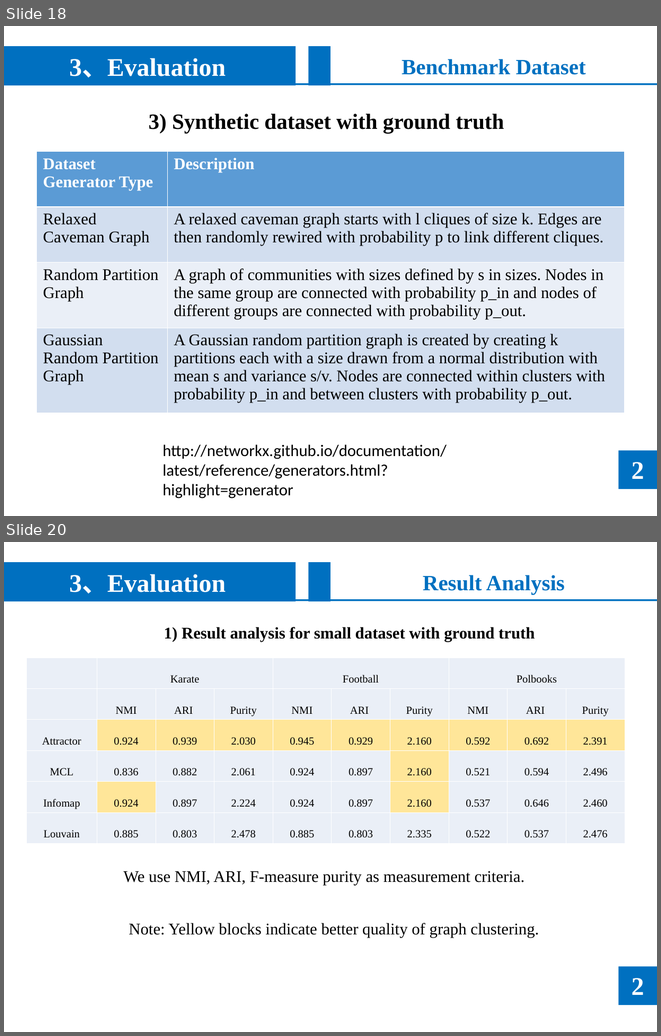
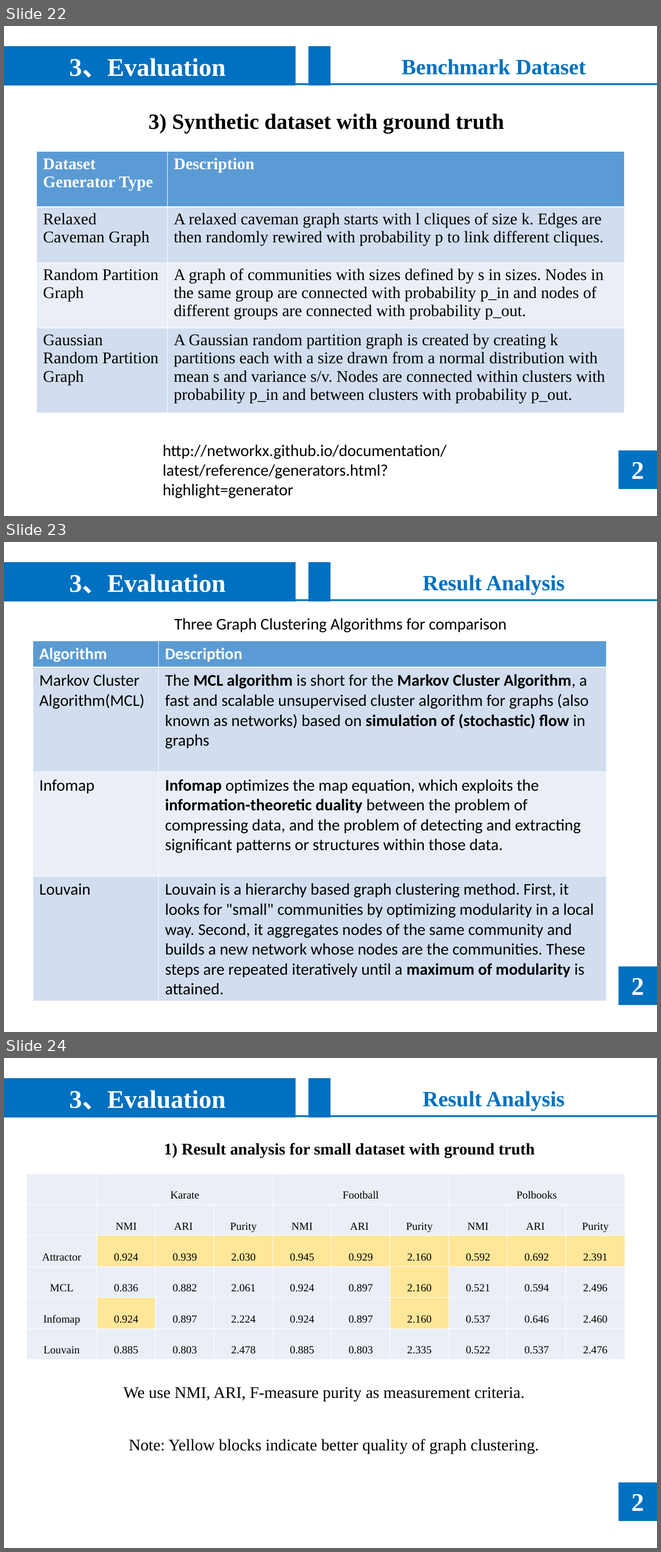
Before and after one commit to noyousjtu/Community-Detection, a slide deck: presentation/Community Detection.ppt. Shown one above the other, each under a label of ours: slides 18 and 20 before the commit, slides 22, 23 and 24 after it; the slides between them are not shown. The pictures are 661x1036 and 661x1552 pixels, drawn with LibreOffice and Linux fonts; fonts in the diff are those of the drawing; grey boxes stand for pictures. Boxes give left, top, right and bottom in pixels: in the first picture for what was removed or moved away, otherwise in the second. Text is boxed around its words. In the diff, an @@ line names an element or a change of style, - is before the commit and + after.

```diff
--- a/presentation/Community Detection.ppt
+++ b/presentation/Community Detection.ppt
@@ slide 23 added at <box>4,542,657,1032</box>, background #FFFFFF at 73% opacity @@
@@ rectangle added at <box>4,562,296,601</box>, fill #0070C0, 28 pt, text #FFFFFF, bold @@
+3、Evaluation
@@ rectangle added at <box>308,562,330,601</box>, fill #0070C0 @@
@@ text added at <box>423,575,565,594</box>, 24 pt, text #0070C0, bold @@
+Result Analysis
@@ line added from (4, 600) to (657, 600), #0070C0 2.01 pt @@
@@ text added at <box>174,618,507,633</box>, 18 pt, text #000000 @@
+Three Graph Clustering Algorithms for comparison
@@ table added at <box>33,641,606,1000</box>, 4 rows, 2 columns @@
+Algorithm | Description
+Markov Cluster Algorithm(MCL) | The MCL algorithm is short for the Markov Cluster Algorithm, a fast and scalable unsupervised cluster algorithm for graphs (also known as networks) based on simulation of (stochastic) flow in graphs
+Infomap | Infomap optimizes the map equation, which exploits the information-theoretic duality between the problem of compressing data, and the problem of detecting and extracting significant patterns or structures within those data.
+Louvain | Louvain is a hierarchy based graph clustering method. First, it looks for "small" communities by optimizing modularity in a local way. Second, it aggregates nodes of the same community and builds a new network whose nodes are the communities. These steps are repeated iteratively until a maximum of modularity is attained.
@@ picture added at <box>443,920,508,934</box> @@
@@ rectangle added at <box>618,967,657,1005</box>, fill #0070C0 @@
@@ text added at <box>632,978,644,995</box>, 28 pt, text #FFFFFF, bold @@
+2
@@ what was slide 18 is now slide 22 @@
@@ what was slide 20 is now slide 24 @@
```
Also in this commit, not shown: 10 slides changed, 8 other slides added, 2 slides removed, 1 other file.
